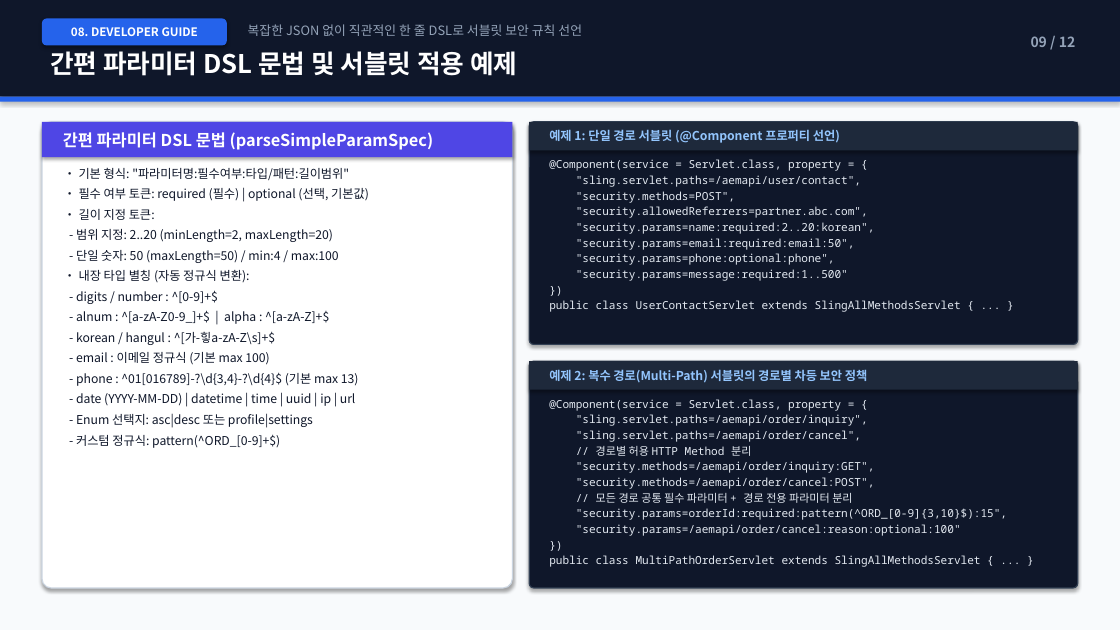
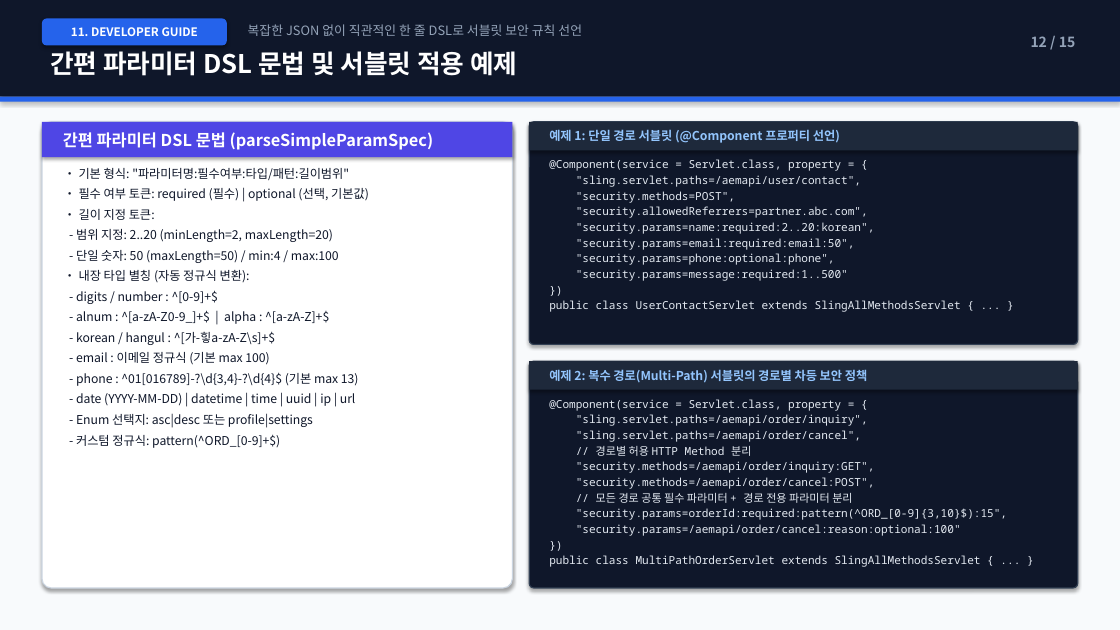
Before and after one commit to suafafa/security-simple, a slide deck: slide 12 of docs/AEM_Security_Simple_Architecture_Guide.pptx (slide 9 before the commit). Drawn at 1120x630 pixels with LibreOffice and Linux fonts; fonts in the diff are those of the drawing. Boxes give left, top, right and bottom in pixels: in the first picture for what was removed or moved away, otherwise in the second. Text is boxed around its words. In the diff, an @@ line names an element or a change of style, - is before the commit and + after.

```diff
--- a/docs/AEM_Security_Simple_Architecture_Guide.pptx
+++ b/docs/AEM_Security_Simple_Architecture_Guide.pptx
@@ text in rounded rectangle at (x1=71, y1=27, x2=198, y2=36): text changed @@
-08. DEVELOPER GUIDE
+11. DEVELOPER GUIDE
@@ text at (x1=1031, y1=36, x2=1076, y2=47): text changed @@
-09 / 12
+12 / 15
```
Also in this commit, not shown: 10 other slides changed, 3 slides added, 2 other files.
